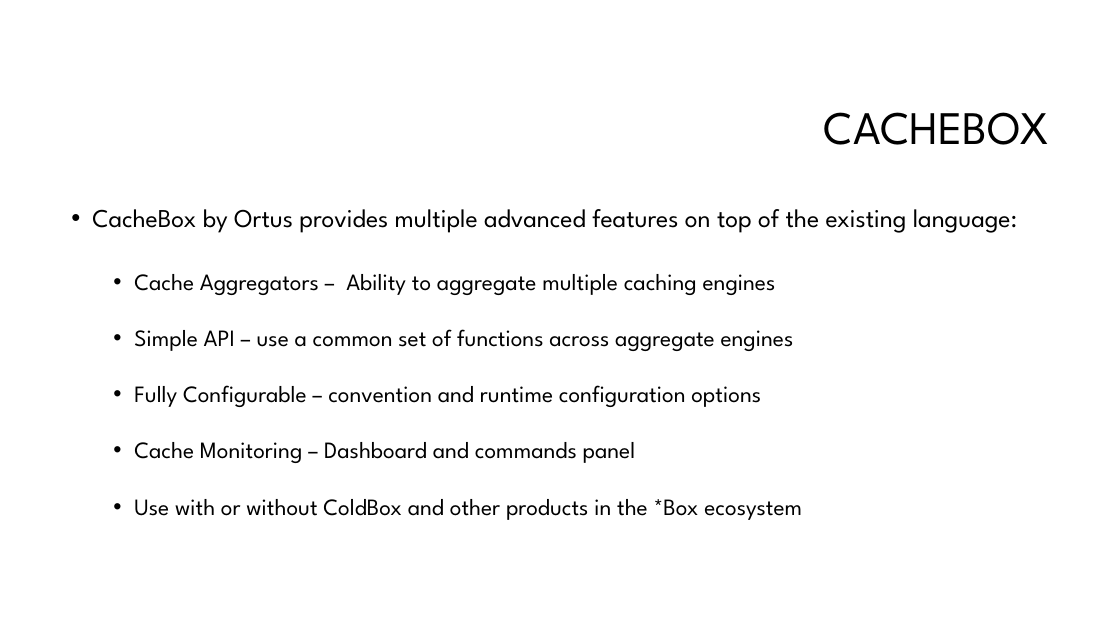
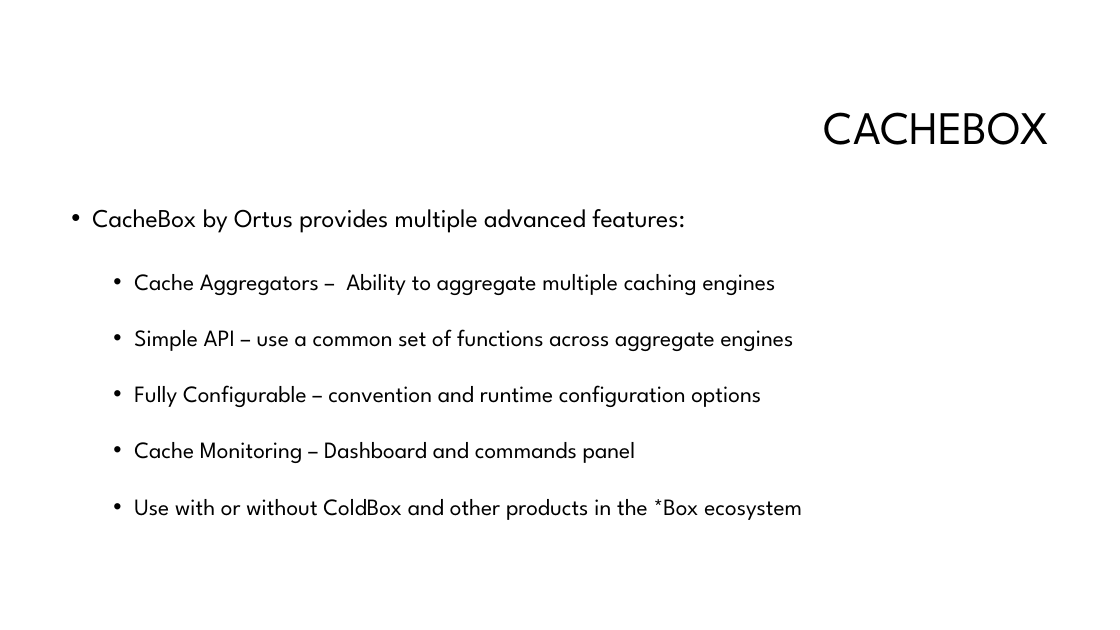
Before and after one commit to ddspringle/cfsummit19-preso-assets, a slide deck: slide 15 of Caching & Performance in ColdFusion - ACF Summit 2019.pptx. Drawn at 1120x630 pixels with LibreOffice and Linux fonts; fonts in the diff are those of the drawing; background and template pictures are left out. Boxes give left, top, right and bottom in pixels: in the first picture for what was removed or moved away, otherwise in the second. Text is boxed around its words. In the diff, an @@ line names an element or a change of style, - is before the commit and + after.

```diff
--- a/Caching & Performance in ColdFusion - ACF Summit 2019.pptx
+++ b/Caching & Performance in ColdFusion - ACF Summit 2019.pptx
@@ text at (x1=92, y1=209, x2=685, y2=233): text changed @@
-• CacheBox by Ortus provides multiple advanced features on top of the existing language:
+• CacheBox by Ortus provides multiple advanced features:
```
Also in this commit, not shown: 1 other slide changed, 1 slide added.
